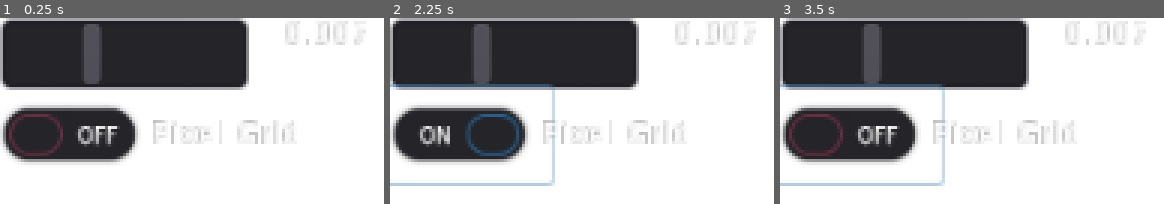
Above: before the commit, frames 1-3 (left to right).
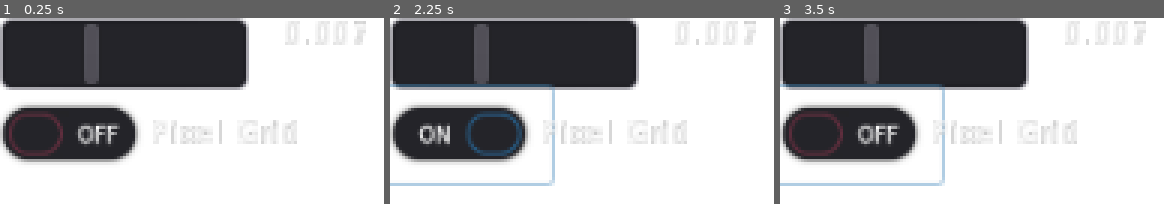
Above: after the commit, the same moments.

Repository: EpEpDragon/Project-Almond
Game: Godot game, scene res://Scenes/Spatial.tscn
Same seed, same stepped clock (60 frames per second), same inputs: the game is played once before the commit and once after it.
Inputs:
- Up to frame 1 (0.25 s): no input
- Up to frame 2 (2.25 s): click "Pixel Grid" at 0.5 s; tap Enter at 1.25 s; hold D (right) 1.28-2.03 s; hold Keypad 2 (camBackward) 1.28-2.03 s; tap Space at 2 s; hold S (backward) from 2.03 s (still down); tap Keypad 5 (camDown) at 2.1 s
- Up to frame 3 (3.5 s): tap Enter at 2.75 s; release S (backward) at 2.78 s; hold D (right) from 2.78 s (still down); hold Keypad 8 (camForward) from 2.78 s (still down)

The runs differ from the first frame. In frame 1, 2.4% of the frame differs, in the area x 0-96%, y 1-73%; in frame 2, 2.7%, in the area x 0-96%, y 1-71%; in frame 3, 2.5%.

Commit message:
Finish

Diff:
--- a/Pixelatorifier/Pixel_Grid.shader
+++ b/Pixelatorifier/Pixel_Grid.shader
@@ -28,8 +28,9 @@
 	uv -= mod(uv,vec2(x,y));
 
 	//Offset UV, has effect of snapping camera to pixel grid
-	uv.y += offset.y;
-	uv.x -= offset.x;
+//	uv.y += offset.y;
+//	uv.x -= offset.x;
+
 	vec4 color = textureLod(SCREEN_TEXTURE,uv,0);
 	vec4 use_color;
 
--- a/Scenes/Spatial.tscn
+++ b/Scenes/Spatial.tscn
@@ -110,7 +110,7 @@
 transform = Transform( 1.85116, 0, 0, 0, 1, 0, 0, 0, 1.87907, 3.37737, 0, 0.657561 )
 
 [node name="MeshInstance" type="MeshInstance" parent="Floor"]
-transform = Transform( 50.0833, 0, 0, 0, 50.0833, 0, 0, 0, 50.0832, -0.029225, 0.0712891, -0.00039993 )
+transform = Transform( 50.0833, 0, 0, 0, 50.0833, 0, 0, 0, 50.0832, -0.029225, 0.0712891, -0.000399977 )
 mesh = SubResource( 2 )
 material/0 = SubResource( 4 )
 
@@ -124,7 +124,7 @@
 margin_right = 797.72
 margin_bottom = 600.0
 script = ExtResource( 7 )
-color_palette = PoolColorArray( 1, 0.941176, 0.592157, 1, 0.827451, 0.560784, 0.592157, 1, 0.478431, 0.454902, 0.592157, 1, 0.32549, 0.423529, 0.592157, 1, 0.607843, 0.768627, 0.858824, 1, 1, 1, 0.85098, 1 )
+color_palette = PoolColorArray( 1, 0.941176, 0.592157, 1, 0.827451, 0.560784, 0.592157, 1, 0.478431, 0.454902, 0.592157, 1, 0.32549, 0.423529, 0.592157, 1, 0.607843, 0.768627, 0.858824, 1, 1, 1, 0.901961, 1 )
 
 [node name="HScrollBar" type="HScrollBar" parent="Pixelatorifier"]
 margin_top = -0.440125
--- a/project.godot
+++ b/project.godot
@@ -91,4 +91,5 @@
 
 [rendering]
 
+quality/2d/use_pixel_snap=true
 environment/default_environment="res://Scenes/default_env.tres"
